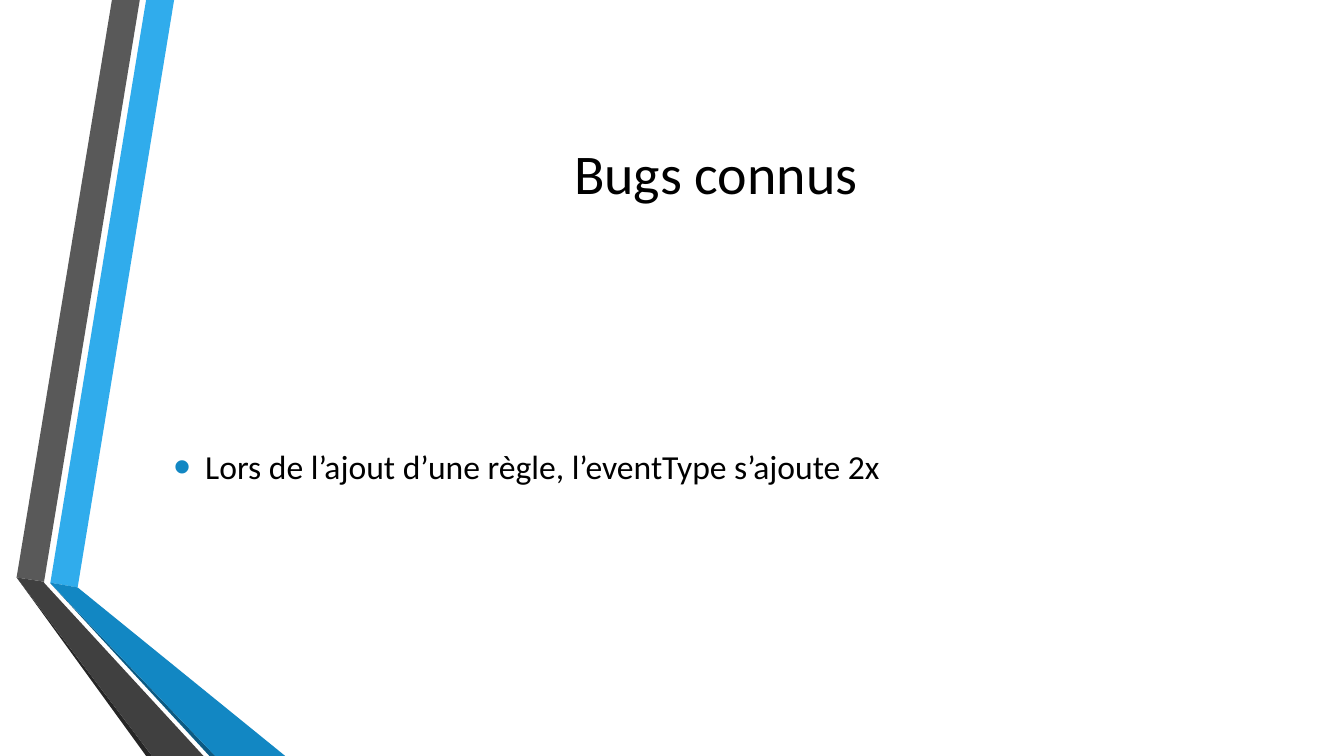
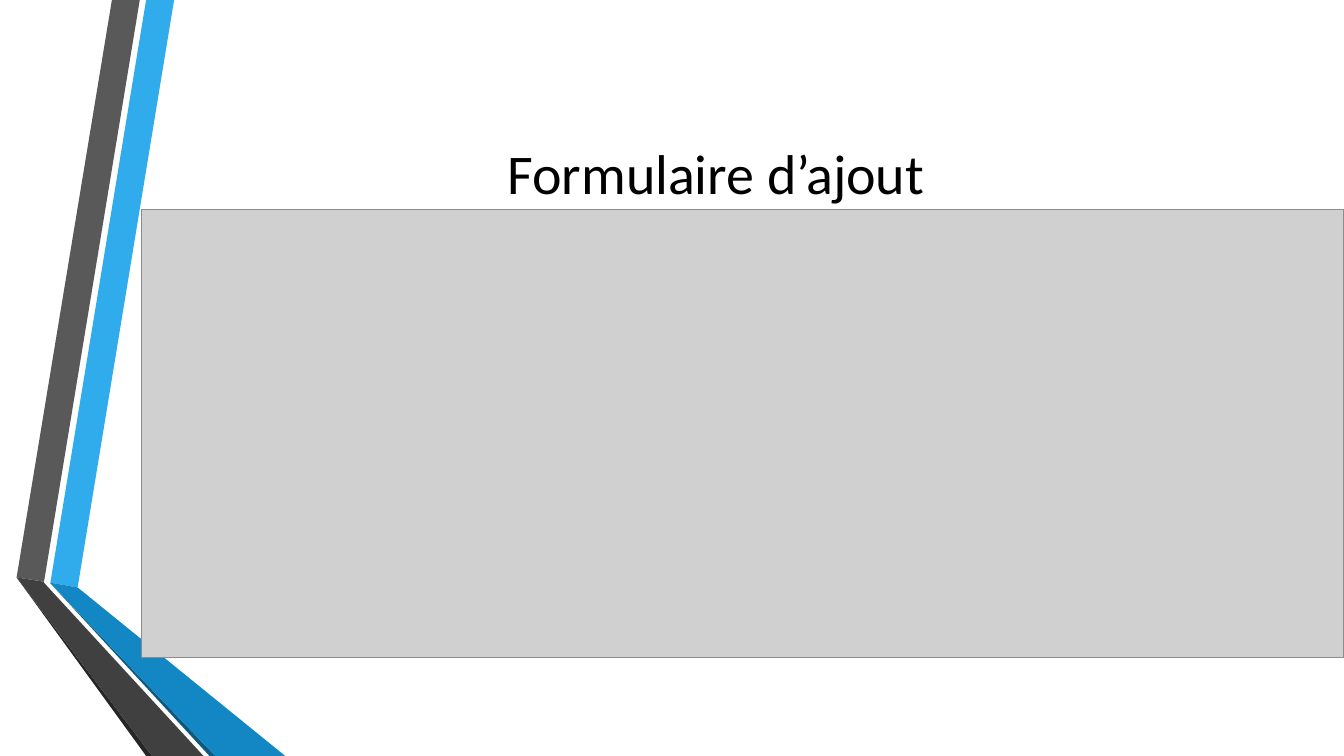
Before and after one commit to xajkep/Teaching-HEIGVD-AMT-2015-Project, a slide deck: slide 6 of Presentation/AMT_BSWZ_projet.pptx (slide 7 before the commit). Drawn at 1344x756 pixels with LibreOffice and Linux fonts; fonts in the diff are those of the drawing; grey boxes stand for pictures; background and template pictures are left out. Boxes give left, top, right and bottom in pixels: in the first picture for what was removed or moved away, otherwise in the second. Text is boxed around its words. In the diff, an @@ line names an element or a change of style, - is before the commit and + after.

```diff
--- a/Presentation/AMT_BSWZ_projet.pptx
+++ b/Presentation/AMT_BSWZ_projet.pptx
@@ title at box(507, 154, 924, 204): text changed @@
-Bugs connus
+Formulaire d’ajout
@@ picture added at box(142, 210, 1344, 658) @@
@@ text removed at box(205, 455, 880, 485) @@
-• Lors de l’ajout d’une règle, l’eventType s’ajoute 2x
```
Also in this commit, not shown: 5 other slides changed, 1 slide added.
